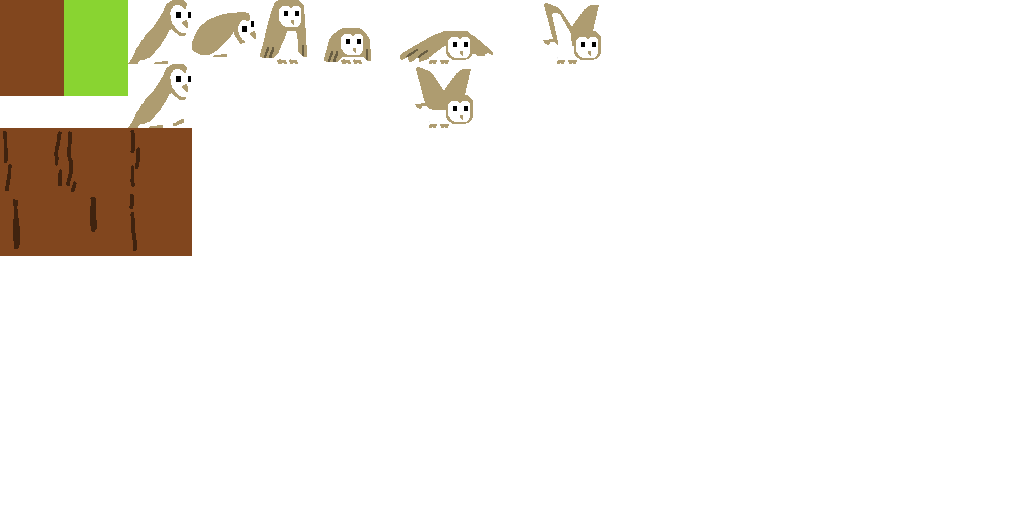
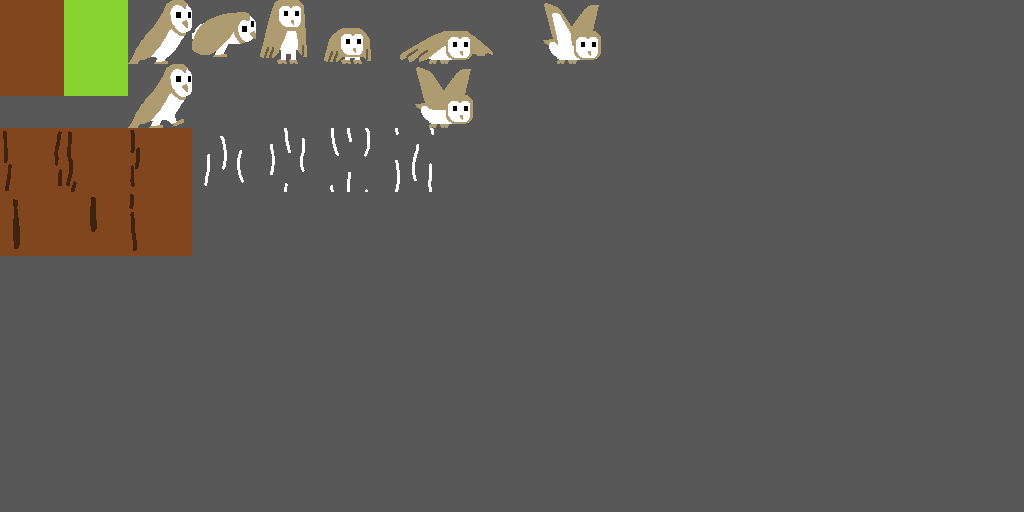
Layer changes from the first (1024, 512) image to the second:
painted on "Background" (10th of 10) over [left=0, top=0, right=1024, bottom=512]
